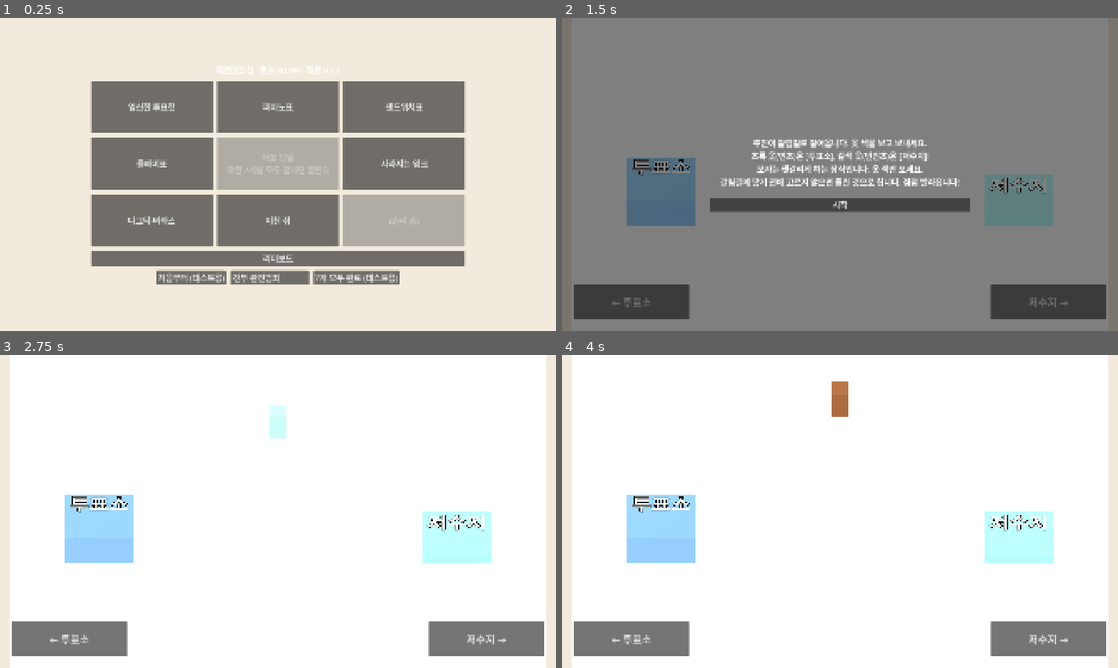
Above: before the commit, frames 1-4 (two rows, left to right).
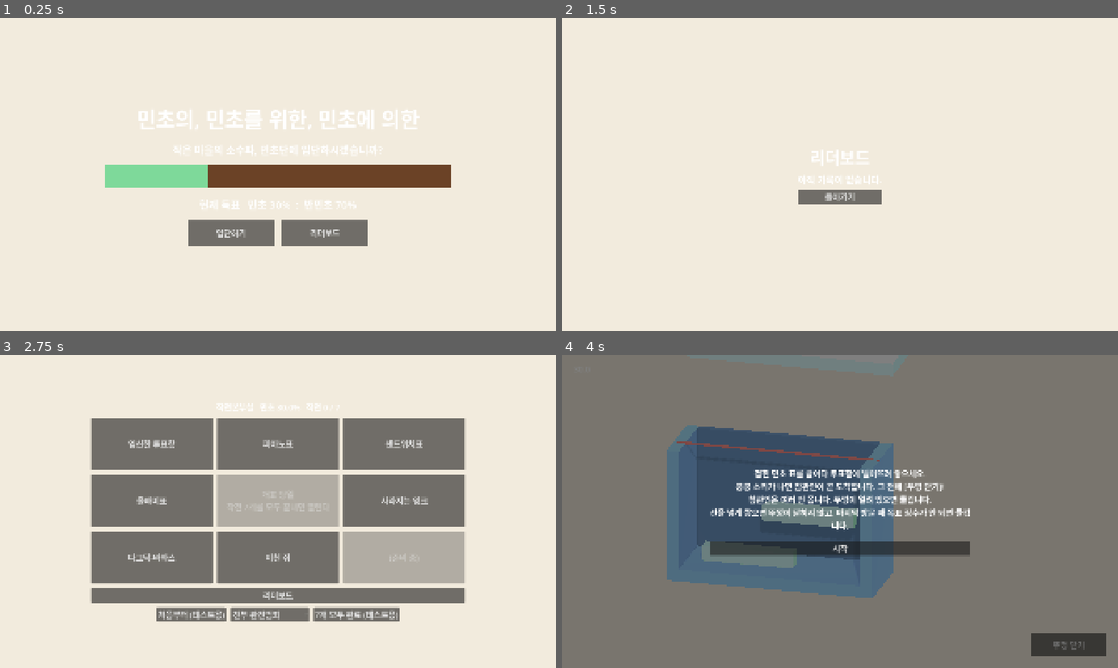
Above: after the commit, the same moments.

Repository: hahaha13791/mincho-game
Game: Godot game, scene res://main/title.tscn
The game is run twice, just before and just after one commit, with the same random seed, the same clock (stepped at 60 frames per second) and the same inputs. Before the commit the project starts from res://main/hub.tscn.
Inputs (mouse positions are in pixels of both pictures, inside the frame that each line leads up to):
- Up to frame 1 (0.25 s): no input
- Up to frame 2 (1.5 s): click (795, 233) at 0.5 s, where only the run after the commit has a clickable "입단하기"; click (840, 259) at 1.25 s, where only the run after the commit has a clickable "리더보드"
- Up to frame 3 (2.75 s): click "시작" (after the commit: "돌아가기") at 2 s
- Up to frame 4 (4 s): click (628, 639) at 2.75 s, where only the run before the commit has a clickable "← 투표소"; click (712, 442) at 3.5 s, where only the run after the commit has a clickable "임신한 투표함"

The runs differ from the first frame. In frame 1, 37% of the frame differs, in the area x 16-84%, y 15-86%; in frame 2, 99%, in the area x 0-100%, y 0-100%; in frame 3, 96%; in frame 4, 96%.

Commit message:
feat(main): 타이틀 화면 추가, 시작 씬을 타이틀로 변경
- 제목, 민초단 입단 문구, 현재 득표 막대(30:70), 입단하기와 리더보드 버튼
- 타이틀 진입 시 GameState 초기화, Flow.go_title() 추가
- 개표의 등록하지 않고 처음부터, 등록 직후 리더보드 돌아가기는 타이틀로 이동
- project.godot의 run/main_scene을 타이틀로 변경 (에디터가 바꾼 항목 순서도 함께 반영)

Co-Authored-By: Claude Sonnet 5.5 <noreply@anthropic.com>

Diff:
--- a/common/flow.gd
+++ b/common/flow.gd
@@ -1,9 +1,14 @@
 extends Node
 ## 오토로드 `Flow`. 화면 전환 담당. 미니게임은 끝나면 go_hub()만 호출한다.
 
+const TITLE_SCENE: String = "res://main/title.tscn"
 const HUB_SCENE: String = "res://main/hub.tscn"
 const FINAL_SCENE: String = "res://main/final_count.tscn"
 const LEADERBOARD_SCENE: String = "res://main/leaderboard.tscn"
+
+
+func go_title() -> void:
+	get_tree().change_scene_to_file(TITLE_SCENE)
 
 
 func go_hub() -> void:
--- a/main/final_count.gd
+++ b/main/final_count.gd
@@ -54,7 +54,7 @@
 	again.text = "등록하지 않고 처음부터"
 	again.pressed.connect(func() -> void:
 		GameState.reset()
-		Flow.go_hub())
+		Flow.go_title())
 	buttons.add_child(register)
 	buttons.add_child(again)
 	box.add_child(_hidden(buttons))
--- a/main/leaderboard.gd
+++ b/main/leaderboard.gd
@@ -34,10 +34,12 @@
 		box.add_child(_row(mine, sorted[mine - 1]))
 
 	var back: Button = Button.new()
-	back.text = "작전본부실로"
+	back.text = "돌아가기"
 	back.pressed.connect(func() -> void:
+		# 방금 등록하고 온 사람은 다음 방문자를 위해 타이틀로, 허브에서 보러 온 사람은 허브로
+		var registered: bool = Leaderboard.highlight_id != -1
 		Leaderboard.highlight_id = -1
-		Flow.go_hub())
+		Flow.go_title() if registered else Flow.go_hub())
 	box.add_child(back)
 
 
--- /dev/null
+++ b/main/title.gd
@@ -0,0 +1,64 @@
+extends Control
+## 타이틀. 민초단 입단 문구와 현재 득표(민초 열세)를 보여주고 허브로 보낸다. 임시 버전: 모양은 디자인 단계에서 만든다.
+
+const PALETTE: Palette = preload("res://common/style/palette.tres")
+const BAR_W: float = 1200.0
+const BAR_H: float = 80.0
+
+
+func _ready() -> void:
+	GameState.reset() # 타이틀은 항상 새 방문자의 시작점
+	var bg: ColorRect = ColorRect.new()
+	bg.color = PALETTE.background
+	bg.set_anchors_preset(Control.PRESET_FULL_RECT)
+	add_child(bg)
+	var center: CenterContainer = CenterContainer.new()
+	center.set_anchors_preset(Control.PRESET_FULL_RECT)
+	add_child(center)
+	var box: VBoxContainer = VBoxContainer.new()
+	box.add_theme_constant_override("separation", 28)
+	center.add_child(box)
+
+	box.add_child(_label("민초의, 민초를 위한, 민초에 의한", 72))
+	box.add_child(_label("작은 마을의 소수파, 민초단에 입단하시겠습니까?", 36))
+	box.add_child(_bar(GameState.mincho_percent))
+	box.add_child(_label("현재 득표   민초 %.0f%%  :  반민초 %.0f%%" % [GameState.mincho_percent, 100.0 - GameState.mincho_percent], 36))
+
+	var buttons: HBoxContainer = HBoxContainer.new()
+	buttons.alignment = BoxContainer.ALIGNMENT_CENTER
+	buttons.add_theme_constant_override("separation", 24)
+	var start: Button = Button.new()
+	start.text = "입단하기"
+	start.custom_minimum_size = Vector2(300, 90)
+	start.pressed.connect(Flow.go_hub)
+	var board: Button = Button.new()
+	board.text = "리더보드"
+	board.custom_minimum_size = Vector2(300, 90)
+	board.pressed.connect(Flow.go_leaderboard)
+	buttons.add_child(start)
+	buttons.add_child(board)
+	box.add_child(buttons)
+
+
+func _label(text: String, size: int) -> Label:
+	var l: Label = Label.new()
+	l.text = text
+	l.horizontal_alignment = HORIZONTAL_ALIGNMENT_CENTER
+	l.add_theme_font_size_override("font_size", size)
+	return l
+
+
+# 득표 막대: 왼쪽 초록 = 민초, 오른쪽 갈색 = 반민초
+func _bar(mincho_percent: float) -> Control:
+	var row: HBoxContainer = HBoxContainer.new()
+	row.alignment = BoxContainer.ALIGNMENT_CENTER
+	row.add_theme_constant_override("separation", 0)
+	var m: ColorRect = ColorRect.new()
+	m.color = PALETTE.mincho
+	m.custom_minimum_size = Vector2(BAR_W * mincho_percent / 100.0, BAR_H)
+	var a: ColorRect = ColorRect.new()
+	a.color = PALETTE.anti_mincho
+	a.custom_minimum_size = Vector2(BAR_W * (100.0 - mincho_percent) / 100.0, BAR_H)
+	row.add_child(m)
+	row.add_child(a)
+	return row
--- /dev/null
+++ b/main/title.tscn
@@ -0,0 +1,12 @@
+[gd_scene load_steps=2 format=3]
+
+[ext_resource type="Script" path="res://main/title.gd" id="1"]
+
+[node name="Title" type="Control"]
+layout_mode = 3
+anchors_preset = 15
+anchor_right = 1.0
+anchor_bottom = 1.0
+grow_horizontal = 2
+grow_vertical = 2
+script = ExtResource("1")
--- a/project.godot
+++ b/project.godot
@@ -11,8 +11,8 @@
 [application]
 
 config/name="mincho-game"
+run/main_scene="res://main/title.tscn"
 config/features=PackedStringArray("4.7", "Forward Plus")
-run/main_scene="res://main/hub.tscn"
 config/icon="res://icon.svg"
 
 [autoload]
Not shown, added: main/title.gd.uid
Not shown, changed: docs/todo/hub.md
